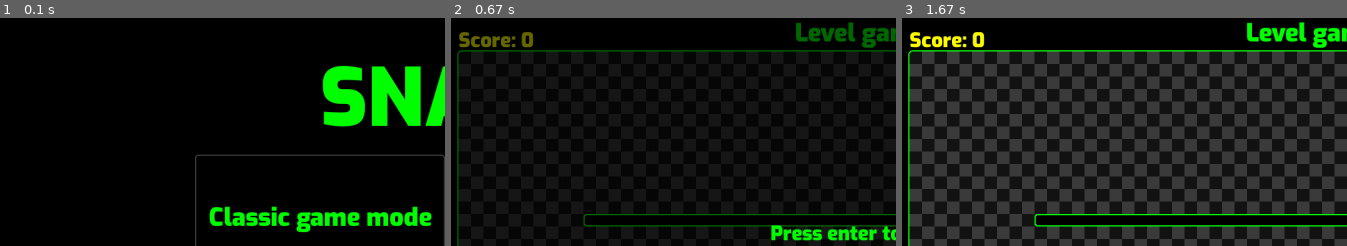
Above: before the commit, frames 1-3 (left to right).
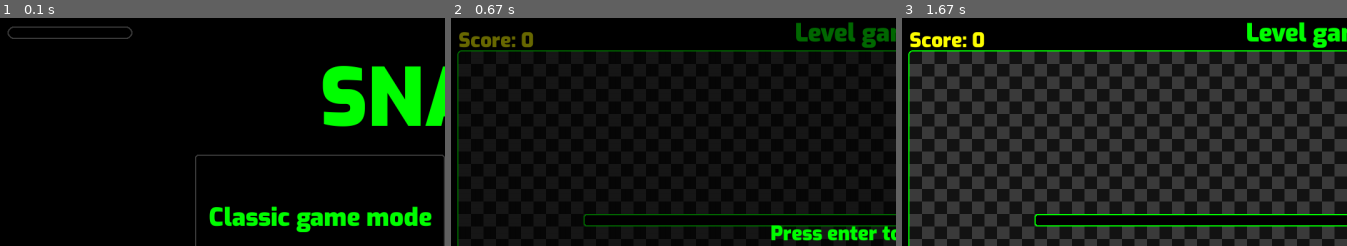
Above: after the commit, the same moments.

Repository: clemleri/Snake_pygame
Game: pygame game, started from Main.py
Same seed, same stepped clock (60 frames per second), same inputs: the game is played once before the commit and once after it.
Inputs (mouse positions are % of the whole screen's width and height, from its top left):
- Up to frame 1 (0.1 s): no input
- Up to frame 2 (0.67 s): click (36, 77) at 0.38 s
- Up to frame 3 (1.67 s): tap Enter at 0.67 s; hold Right 1.07-1.53 s; hold Up from 1.57 s (still down)
The pictures show only the part of the screen within x 0-50%, y 0-50%; the shares and areas given below are measured in that part.

The runs differ from the first frame. In frame 1, 0.4% of the frame differs, in the area x 1-30%, y 3-10%; in frame 2, nothing differs; in frame 3, nothing differs.

Commit message:
création bouton sons

Diff:
--- a/Main.py
+++ b/Main.py
@@ -18,30 +18,31 @@
 
 # Definition of the class of the main window it allows to create button more easily
 class Main_window():
-  def __init__(self,x, y, game_name, game_function, width = 400, height = 200) -> None:
+  def __init__(self,x, y, game_name, game_function, width = 400, height = 200,border_radius = 5) -> None:
     self.x = x
     self.y = y
     self.width = width
     self.height = height
     self.text, self.game_function = game_name, game_function
     self.last_coo_hover = []
+    self.border_radius = border_radius
 
   def draw_button(self):
     button_rect = pygame.Rect(self.x,self.y,self.width,self.height)
-    pygame.draw.rect(screen,color_grey,button_rect,2,5)
+    pygame.draw.rect(screen,color_grey,button_rect,2,self.border_radius)
     text = font_normal_size.render(self.text, True, color_green)
     text_rect = text.get_rect(center=button_rect.center)
     screen.blit(text, text_rect)
 
   def hover_button(self, mouse_coo):
     if self.x <= mouse_coo[0] <= self.x + self.width and self.y <= mouse_coo[1] <= self.y+self.height:
-      pygame.draw.rect(screen,color_white,(self.x,self.y,400,200),2,5)
+      pygame.draw.rect(screen,color_white,(self.x,self.y,400,200),2,self.border_radius)
       pygame.display.update((self.x ,self.y,400,200))
       if [self.x,self.x + self.width,self.y ,self.y +self.height] not in self.last_coo_hover:
         self.last_coo_hover.append([self.x,self.x + self.width,self.y ,self.y +self.height])
     if len(self.last_coo_hover) > 0:
       if (self.last_coo_hover[0][0] > mouse_coo[0] or self.last_coo_hover[0][2] > mouse_coo[1]) or (self.last_coo_hover[0][1] < mouse_coo[0] or self.last_coo_hover[0][3] < mouse_coo[1]):
-        pygame.draw.rect(screen,color_grey,(self.last_coo_hover[0][0] ,self.last_coo_hover[0][2],400,200),2,5)
+        pygame.draw.rect(screen,color_grey,(self.last_coo_hover[0][0] ,self.last_coo_hover[0][2],400,200),2,self.border_radius)
         pygame.display.update((self.last_coo_hover[0][0] ,self.last_coo_hover[0][2],400,200))
         self.last_coo_hover.pop(0)
       return True
@@ -59,6 +60,7 @@
 
 
 def setting_sound():
+
   pass
 
 
@@ -266,7 +268,8 @@
 lst_object_button = [button_Classic,button_Wall,button_Level,button_2_Players]
 
 button_quit = Main_window(760,425,"Quit",None)
-button_sound = Main_window(100,20,"",setting_sound)
+button_sound = Main_window(20,20,"",setting_sound,200,20,20)
+button_sound.draw_button()
 #------------------------------------------function drawing the main window-----------------------------------------
 def draw_main_window(lst_object):
   title_text = font_high_size.render('SNAKE', True, color_green)
